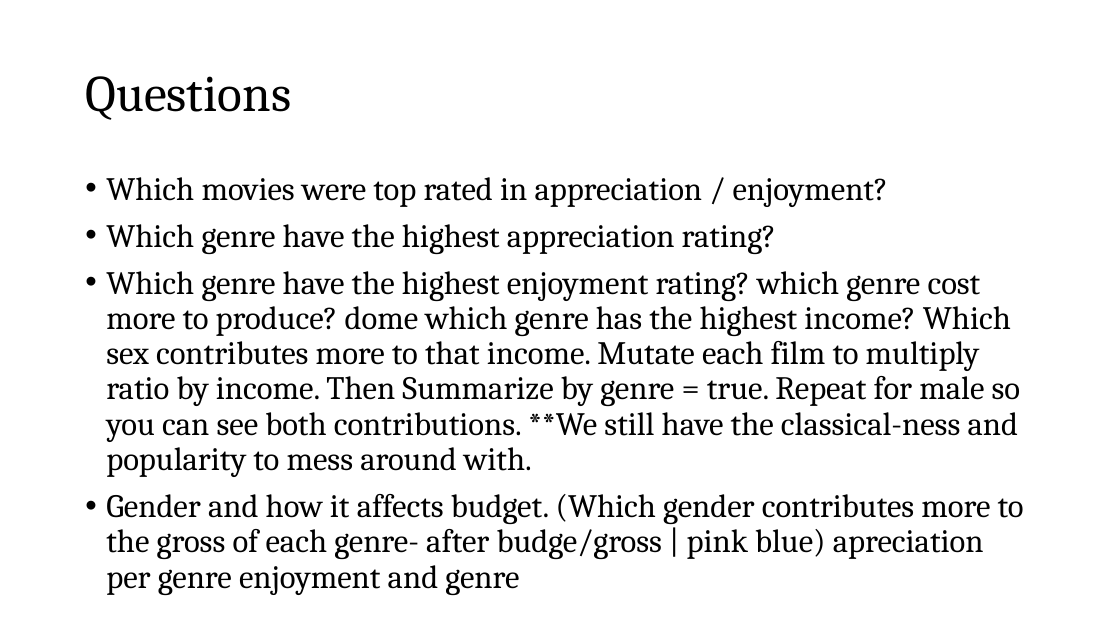
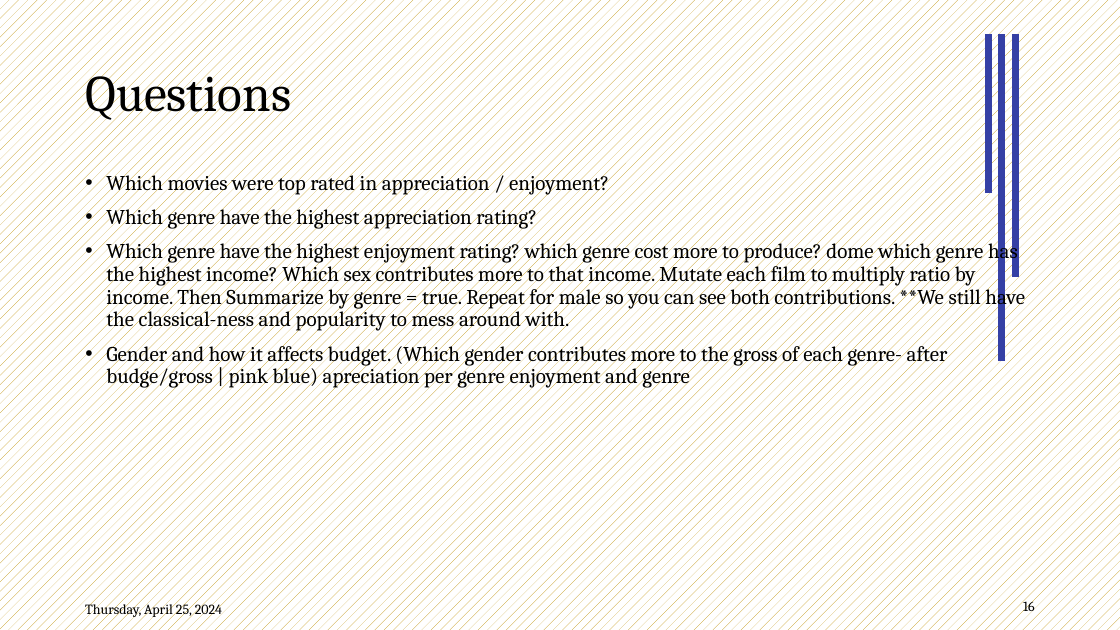
Before and after one commit to Data2401/final-project-fall-2024-classic-films, a slide deck: slide 16 of Slides.pptx. Drawn at 1120x630 pixels with LibreOffice and Linux fonts; fonts in the diff are those of the drawing; background and template pictures are left out. Boxes give left, top, right and bottom in pixels: in the first picture for what was removed or moved away, otherwise in the second. Text is boxed around its words. In the diff, an @@ line names an element or a change of style, - is before the commit and + after.

```diff
--- a/Slides.pptx
+++ b/Slides.pptx
@@ background picture (left out) to pattern #BF9000 on #FFFFFF @@
@@ line added from (989, 193) to (989, 34), #3540A5 6 pt @@
@@ line added from (1002, 361) to (1002, 34), #3540A5 6 pt @@
@@ line added from (1016, 277) to (1016, 34), #3540A5 6 pt @@
@@ text "Which movies were top rated ..." at (x1=106, y1=170, x2=1025, y2=389): size 28 to 18 pt @@
@@ page number added at (x1=1023, y1=598, x2=1035, y2=615), 12 pt, text #000000 @@
+16
@@ text added at (x1=85, y1=601, x2=222, y2=618), 12 pt, text #000000 @@
+Thursday, April 25, 2024
```
Also in this commit, not shown: 14 other slides changed, 1 slide added, 1 slide removed, 2 other files.
